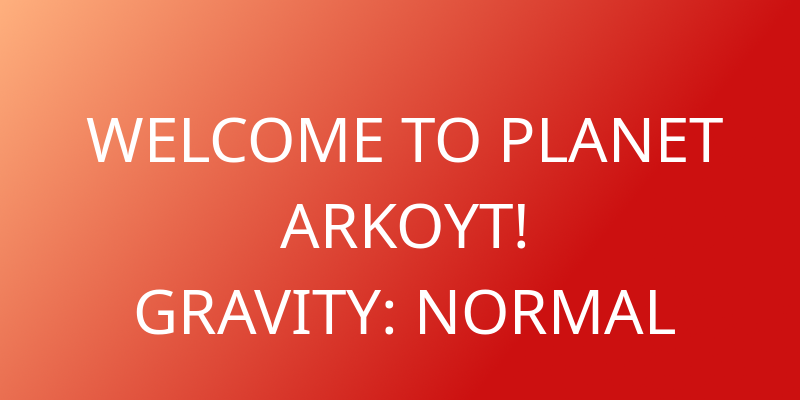
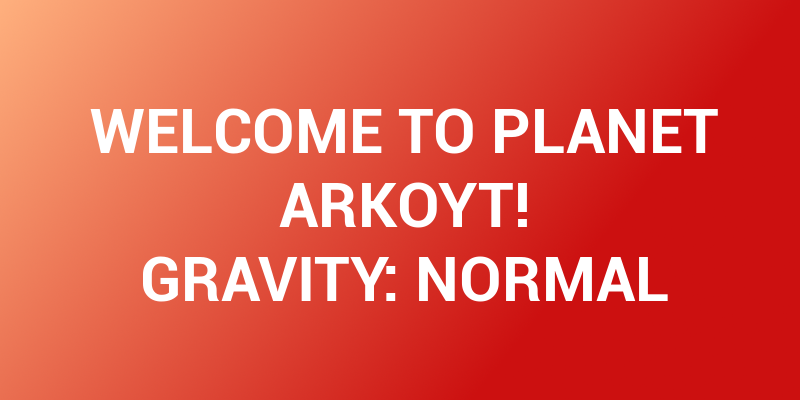
Layer changes from the first 800×400 image to the second:
painted on "WELCOME TO PLANET ARKOYT! ..." over [86, 108, 723, 335]
